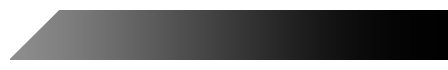
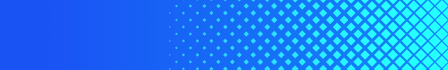
The second 448 x 70 image is a revision of the first. Changes to its layers:
showed group "Layer Group copy" (6 layers) over [0, 0, 448, 70]
added layer "Layer #8" in group "Layer Group copy" over [10, 10, 448, 60]
added layer "Layer #9" above "Background" over [1, 0, 448, 70]
